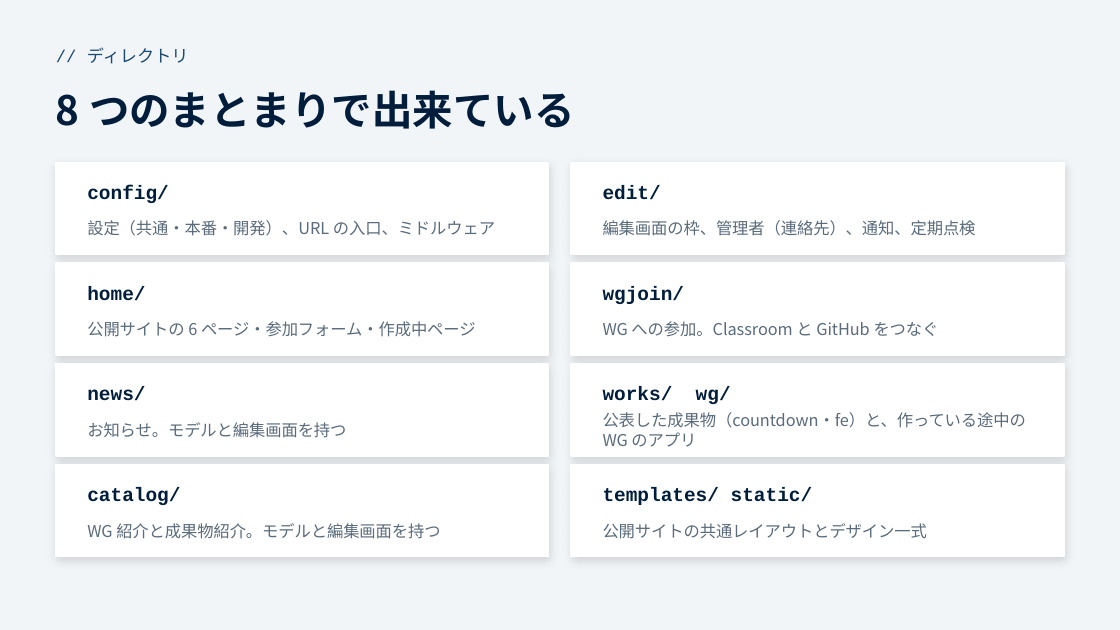
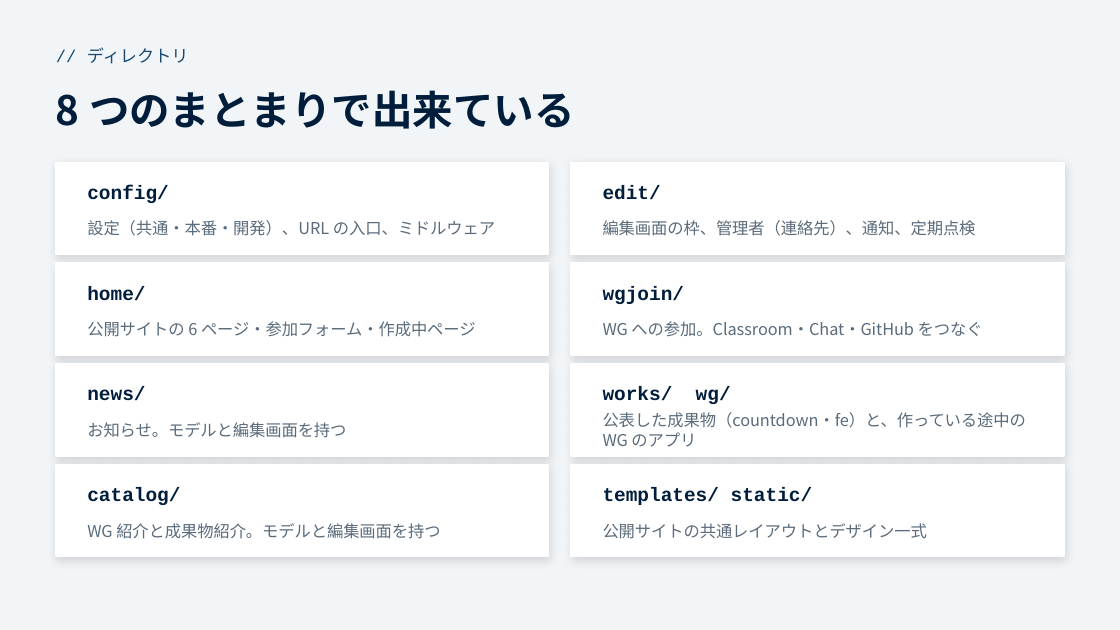
Before and after one commit to funITclub/homepage, a slide deck: slide 3 of static/guide/04_アプリケーション構成.pptx. Drawn at 1120x630 pixels with LibreOffice and Linux fonts; fonts in the diff are those of the drawing. Boxes give left, top, right and bottom in pixels: in the first picture for what was removed or moved away, otherwise in the second. Text is boxed around its words. In the diff, an @@ line names an element or a change of style, - is before the commit and + after.

```diff
--- a/static/guide/04_アプリケーション構成.pptx
+++ b/static/guide/04_アプリケーション構成.pptx
@@ text at (603, 321, 983, 337): text changed @@
-WG への参加。Classroom と GitHub をつなぐ
+WG への参加。Classroom・Chat・GitHub をつなぐ
```
Also in this commit, not shown: 3 other slides changed, 5 other files.
